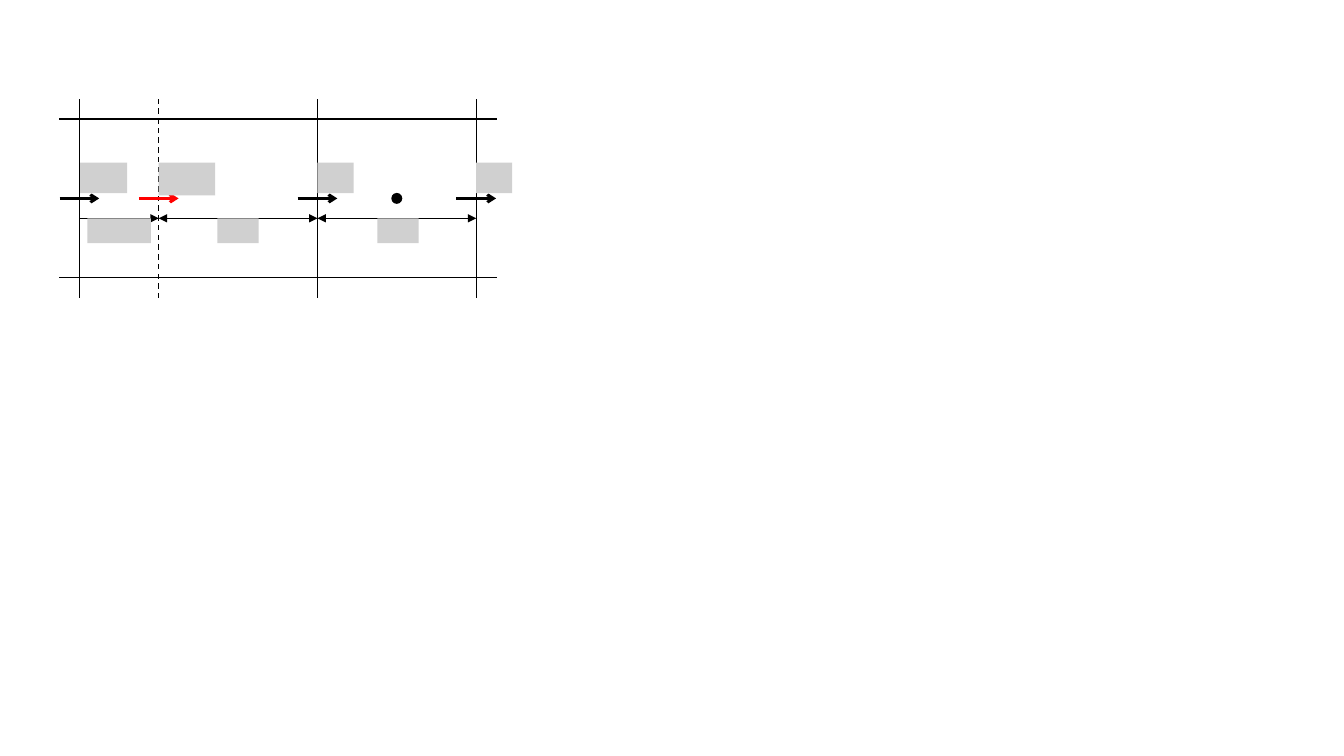
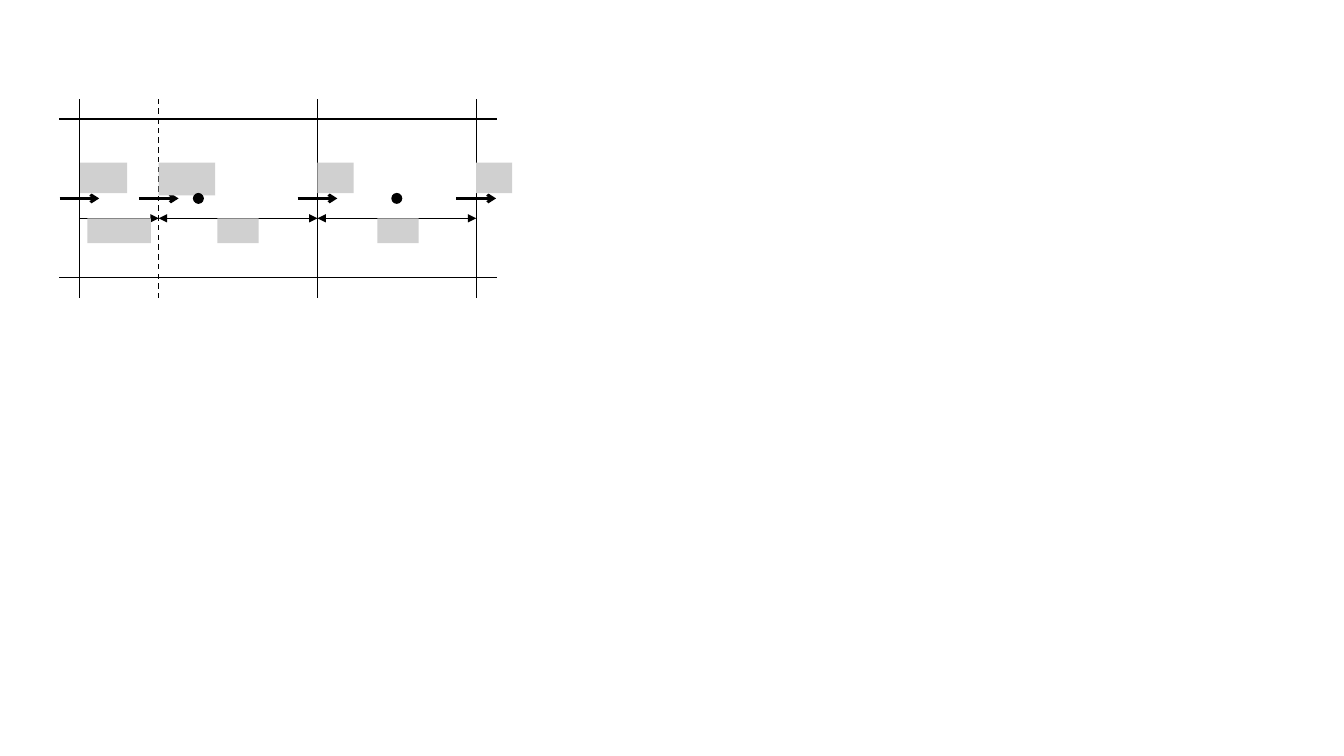
Before and after one commit to AndreaVescovini/Thesis, a slide deck: slide 2 of img/celle.pptx. Drawn at 1344x756 pixels with LibreOffice and Linux fonts; fonts in the diff are those of the drawing; grey boxes stand for pictures. Boxes give left, top, right and bottom in pixels: in the first picture for what was removed or moved away, otherwise in the second. Text is boxed around its words. In the diff, an @@ line names an element or a change of style, - is before the commit and + after.

```diff
--- a/img/celle.pptx
+++ b/img/celle.pptx
@@ arrow (139, 199) - (178, 199): stroke #FF0000 2 pt to #000000 2 pt @@
@@ ellipse added at [194,194,203,203], fill #000000, outline #000000 1 pt @@
```
Also in this commit, not shown: 4 other files.
